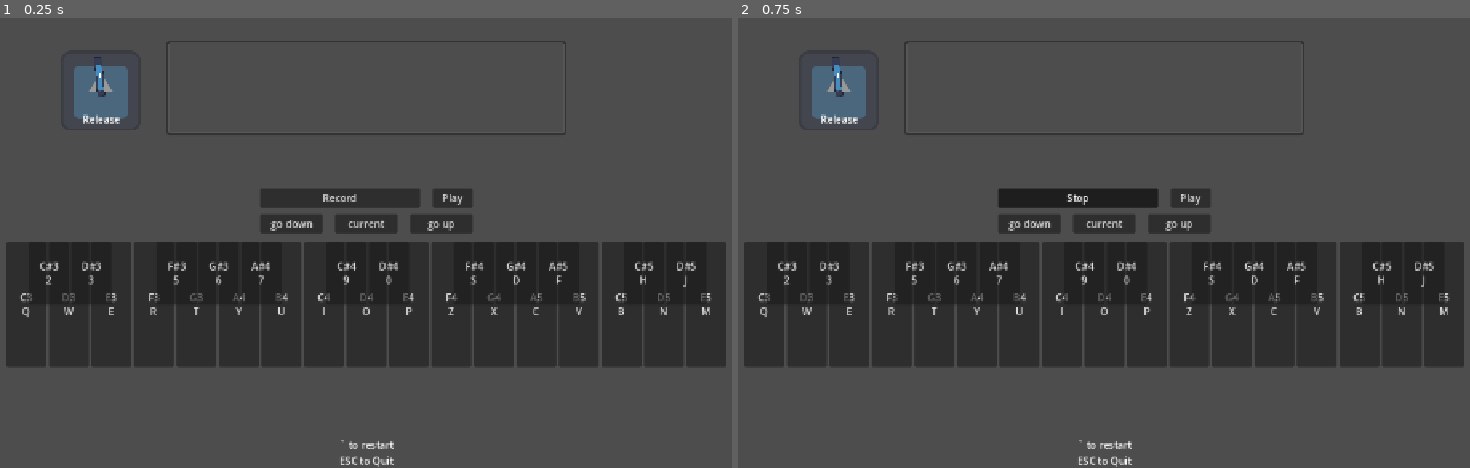
Above: before the commit, frames 1-2 (left to right).
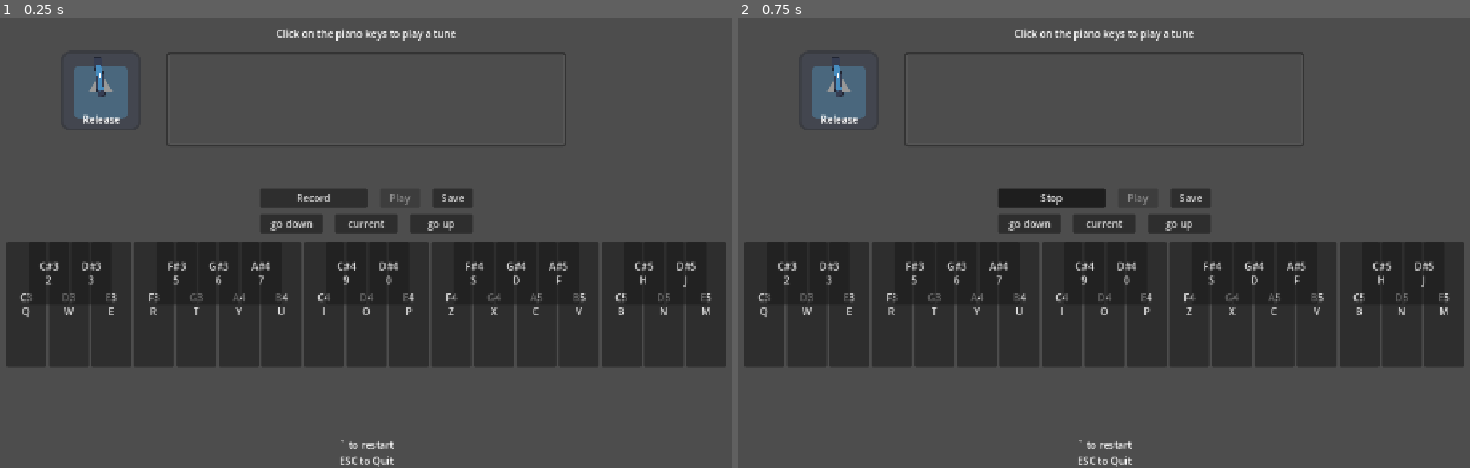
Above: after the commit, the same moments.

Repository: BaconEggsRL/GDSynth
Game: Godot game, scene res://main.tscn
The game is run twice, just before and just after one commit, with the same random seed, the same clock (stepped at 60 frames per second) and the same inputs. The engine's default icon, where the game draws it, is replaced by a stand-in: a white triangle on a blue panel in a dark square.
Inputs:
- Up to frame 1 (0.25 s): no input
- Up to frame 2 (0.75 s): click "Record" at 0.5 s

The runs differ from the first frame. In frame 1, 1.2% of the frame differs, in the area x 22-78%, y 2-42%; in frame 2, 1.4%, in the area x 22-78%, y 2-43%.

Commit message:
key2

Diff:
--- a/main.gd
+++ b/main.gd
@@ -5,7 +5,19 @@
 const max_fade_samples:float = mix_rate * 4
 @export_range (min_fade_samples, max_fade_samples, 1) var fade_samples = (min_fade_samples + max_fade_samples) / 2
 
-@export var record:Button
+@export var record_btn:Button
+@export var play_btn:Button
+
+@export var save_btn:Button
+@export var status:Label
+var save_dir:String = "user://"
+
+var record_test = "Record"
+var stop_text = "Stop"
+var effect:AudioEffectRecord
+var recording:AudioStreamWAV
+
+
 
 @export var release_knob:Knob
 
@@ -46,39 +58,25 @@
 
 
 
-func _on_piano_button_pressed(btn:PianoButton) -> void:
-	print("hello")
-	note_label.text = btn.text
-
-
-func _on_knob_turned(deg:float, type:String="") -> void:
-	match type:
-		"A":
-			pass
-		"S":
-			pass
-		"D":
-			pass
-		"R":
-			# min_fade_samples
-			# max_fade_samples
-			# fade_samples
-			# release_knob.rotation_degrees = deg
-			var clamped_deg = clamp(deg, 18.1690, 81.8309)
-			var value = remap(clamped_deg, 18.1690, 81.8309, min_fade_samples, max_fade_samples)
-			print(value)
-			self.fade_samples = value
-			for btn:PianoButton in piano_buttons:
-				btn.fade_samples = self.fade_samples
-
-			pass
-		_:
-			push_warning("'%s' type not matched" % type)
-	pass
 
 
 
 func _ready() -> void:
+	# record button
+	# We get the index of the "Record" bus.
+	var idx = AudioServer.get_bus_index("Master")
+	# And use it to retrieve its first effect, which has been defined
+	# as an "AudioEffectRecord" resource.
+	effect = AudioServer.get_bus_effect(idx, 0)
+	record_btn.text = record_test
+	self.record_btn.toggled.connect(_on_record_toggled)
+	self.play_btn.toggled.connect(_on_play_toggled)
+	if not recording:
+		play_btn.disabled = true
+	self.save_btn.pressed.connect(_on_save_pressed)
+
+
+	# release knob
 	release_knob.turned.connect(_on_knob_turned.bind("R"))
 	var knob_init = remap(fade_samples, min_fade_samples, max_fade_samples, 18.1690, 81.8309)
 	var fang :float= lerp_angle( release_knob.knob.rotation, knob_init, 0.3  )
@@ -186,6 +184,87 @@
 
 
 
+
+func _on_save_pressed():
+	var save_path = save_dir + "test.wav"
+	recording.save_to_wav(save_path)
+	status.text = "Saved WAV file to: \"%s\"\n(%s)" % [save_path, ProjectSettings.globalize_path(save_path)]
+
+
+
+func _on_play_toggled(_toggled_on: bool) -> void:
+	if recording:
+		play_btn.disabled = true
+
+		print(recording)
+		print(recording.format)
+		print(recording.mix_rate)
+		print(recording.stereo)
+		var data = recording.get_data()
+		print(data.size())
+		audio_player.stream = recording
+
+		audio_player.finished.connect((func(): play_btn.disabled = false), CONNECT_ONE_SHOT)
+		audio_player.play()
+
+		pass
+
+
+
+func _on_record_toggled(_toggled_on: bool) -> void:
+	if effect.is_recording_active():
+		record_btn.text = record_test
+		recording = effect.get_recording()
+		effect.set_recording_active(false)
+
+		play_btn.disabled = false
+		# $SaveButton.disabled = false
+
+		# $RecordButton.text = "Record"
+		# $Status.text = ""
+	else:
+		record_btn.text = stop_text
+		effect.set_recording_active(true)
+
+		play_btn.disabled = true
+		# $SaveButton.disabled = true
+
+		# $RecordButton.text = "Stop"
+		# $Status.text = "Recording..."
+
+
+func _on_piano_button_pressed(btn:PianoButton) -> void:
+	print("hello")
+	note_label.text = btn.text
+
+
+func _on_knob_turned(deg:float, type:String="") -> void:
+	match type:
+		"A":
+			pass
+		"S":
+			pass
+		"D":
+			pass
+		"R":
+			# min_fade_samples
+			# max_fade_samples
+			# fade_samples
+			# release_knob.rotation_degrees = deg
+			var clamped_deg = clamp(deg, 18.1690, 81.8309)
+			var value = remap(clamped_deg, 18.1690, 81.8309, min_fade_samples, max_fade_samples)
+			print(value)
+			self.fade_samples = value
+			for btn:PianoButton in piano_buttons:
+				btn.fade_samples = self.fade_samples
+
+			pass
+		_:
+			push_warning("'%s' type not matched" % type)
+	pass
+
+
+
 # func _on_piano_key_toggled(_toggled_on:bool, _btn:PianoButton) -> void:
 	# pass
 	# update button pressed
--- a/main.tscn
+++ b/main.tscn
@@ -1,8 +1,7 @@
-[gd_scene load_steps=7 format=3 uid="uid://qpwnrp6mvont"]
+[gd_scene load_steps=6 format=3 uid="uid://qpwnrp6mvont"]
 
 [ext_resource type="Script" uid="uid://b16uxesxhm868" path="res://main.gd" id="1_ig7tw"]
 [ext_resource type="PackedScene" uid="uid://bapp2hd88h2ob" path="res://knob.tscn" id="2_0xm2m"]
-[ext_resource type="Script" uid="uid://dydvs842s5wda" path="res://record.gd" id="2_h2yge"]
 
 [sub_resource type="AudioStreamPolyphonic" id="AudioStreamPolyphonic_ig7tw"]
 polyphony = 128
@@ -22,16 +21,19 @@
 corner_radius_bottom_right = 4
 corner_radius_bottom_left = 4
 
-[node name="main" type="Node" node_paths=PackedStringArray("record", "release_knob", "down", "current", "up", "piano_black", "piano_white", "note_label", "polyphonic_player", "audio_player")]
+[node name="main" type="Node" node_paths=PackedStringArray("record_btn", "play_btn", "save_btn", "status", "release_knob", "down", "current", "up", "piano_black", "piano_white", "note_label", "polyphonic_player", "audio_player")]
 script = ExtResource("1_ig7tw")
-record = NodePath("Control/VBoxContainer/MarginContainer/VBoxContainer/record/record")
+record_btn = NodePath("Control/ControlBtns/MarginContainer/VBoxContainer/record/record")
+play_btn = NodePath("Control/ControlBtns/MarginContainer/VBoxContainer/record/play")
+save_btn = NodePath("Control/ControlBtns/MarginContainer/VBoxContainer/record/save")
+status = NodePath("Control/VBoxContainer/Status")
 release_knob = NodePath("Control/release_knob")
-down = NodePath("Control/VBoxContainer/MarginContainer/VBoxContainer/quick/down")
-current = NodePath("Control/VBoxContainer/MarginContainer/VBoxContainer/quick/current")
-up = NodePath("Control/VBoxContainer/MarginContainer/VBoxContainer/quick/up")
-piano_black = NodePath("Control/VBoxContainer/piano/piano_black")
-piano_white = NodePath("Control/VBoxContainer/piano/piano_white")
-note_label = NodePath("Control/StatsPanel/MarginContainer/VBoxContainer/HBoxContainer/NoteLabel")
+down = NodePath("Control/ControlBtns/MarginContainer/VBoxContainer/quick/down")
+current = NodePath("Control/ControlBtns/MarginContainer/VBoxContainer/quick/current")
+up = NodePath("Control/ControlBtns/MarginContainer/VBoxContainer/quick/up")
+piano_black = NodePath("Control/ControlBtns/piano/piano_black")
+piano_white = NodePath("Control/ControlBtns/piano/piano_white")
+note_label = NodePath("Control/VBoxContainer/StatsPanel/MarginContainer/VBoxContainer/HBoxContainer/NoteLabel")
 polyphonic_player = NodePath("PolyphonicPlayer")
 audio_player = NodePath("AudioStreamPlayer")
 
@@ -50,6 +52,57 @@
 grow_vertical = 2
 
 [node name="VBoxContainer" type="VBoxContainer" parent="Control"]
+layout_mode = 1
+anchors_preset = 5
+anchor_left = 0.5
+anchor_right = 0.5
+offset_left = -20.0
+offset_right = 20.0
+offset_bottom = 40.0
+grow_horizontal = 2
+
+[node name="Status" type="Label" parent="Control/VBoxContainer"]
+custom_minimum_size = Vector2(32, 50)
+layout_mode = 2
+size_flags_horizontal = 4
+text = "Click on the piano keys to play a tune"
+horizontal_alignment = 1
+vertical_alignment = 1
+
+[node name="StatsPanel" type="Panel" parent="Control/VBoxContainer"]
+custom_minimum_size = Vector2(640, 151)
+layout_mode = 2
+theme_override_styles/panel = SubResource("StyleBoxFlat_0xm2m")
+
+[node name="MarginContainer" type="MarginContainer" parent="Control/VBoxContainer/StatsPanel"]
+layout_mode = 1
+anchors_preset = 15
+anchor_right = 1.0
+anchor_bottom = 1.0
+grow_horizontal = 2
+grow_vertical = 2
+theme_override_constants/margin_left = 20
+theme_override_constants/margin_top = 10
+theme_override_constants/margin_right = 20
+theme_override_constants/margin_bottom = 10
+
+[node name="VBoxContainer" type="VBoxContainer" parent="Control/VBoxContainer/StatsPanel/MarginContainer"]
+layout_mode = 2
+theme_override_constants/separation = 20
+alignment = 1
+
+[node name="HBoxContainer" type="HBoxContainer" parent="Control/VBoxContainer/StatsPanel/MarginContainer/VBoxContainer"]
+layout_mode = 2
+
+[node name="NoteLabel" type="Label" parent="Control/VBoxContainer/StatsPanel/MarginContainer/VBoxContainer/HBoxContainer"]
+custom_minimum_size = Vector2(32, 50)
+layout_mode = 2
+text = "C3
+Q"
+horizontal_alignment = 1
+vertical_alignment = 1
+
+[node name="ControlBtns" type="VBoxContainer" parent="Control"]
 layout_mode = 1
 anchors_preset = 8
 anchor_left = 0.5
@@ -63,7 +116,7 @@
 grow_horizontal = 2
 grow_vertical = 2
 
-[node name="MarginContainer" type="MarginContainer" parent="Control/VBoxContainer"]
+[node name="MarginContainer" type="MarginContainer" parent="Control/ControlBtns"]
 layout_mode = 2
 size_flags_horizontal = 4
 theme_override_constants/margin_left = 10
@@ -71,25 +124,24 @@
 theme_override_constants/margin_right = 10
 theme_override_constants/margin_bottom = 10
 
-[node name="VBoxContainer" type="VBoxContainer" parent="Control/VBoxContainer/MarginContainer"]
+[node name="VBoxContainer" type="VBoxContainer" parent="Control/ControlBtns/MarginContainer"]
 layout_mode = 2
 theme_override_constants/separation = 10
 
-[node name="record" type="HBoxContainer" parent="Control/VBoxContainer/MarginContainer/VBoxContainer"]
+[node name="record" type="HBoxContainer" parent="Control/ControlBtns/MarginContainer/VBoxContainer"]
 layout_mode = 2
 theme_override_constants/separation = 20
 alignment = 1
 
-[node name="record" type="Button" parent="Control/VBoxContainer/MarginContainer/VBoxContainer/record"]
+[node name="record" type="Button" parent="Control/ControlBtns/MarginContainer/VBoxContainer/record"]
 layout_mode = 2
 size_flags_horizontal = 3
 focus_mode = 0
 toggle_mode = true
 action_mode = 0
 text = "Record"
-script = ExtResource("2_h2yge")
-
-[node name="play" type="Button" parent="Control/VBoxContainer/MarginContainer/VBoxContainer/record"]
+
+[node name="play" type="Button" parent="Control/ControlBtns/MarginContainer/VBoxContainer/record"]
 custom_minimum_size = Vector2(64, 0)
 layout_mode = 2
 focus_mode = 0
@@ -97,82 +149,48 @@
 action_mode = 0
 text = "Play"
 
-[node name="quick" type="HBoxContainer" parent="Control/VBoxContainer/MarginContainer/VBoxContainer"]
+[node name="save" type="Button" parent="Control/ControlBtns/MarginContainer/VBoxContainer/record"]
+custom_minimum_size = Vector2(64, 0)
+layout_mode = 2
+focus_mode = 0
+action_mode = 0
+text = "Save"
+
+[node name="quick" type="HBoxContainer" parent="Control/ControlBtns/MarginContainer/VBoxContainer"]
 layout_mode = 2
 size_flags_horizontal = 4
 theme_override_constants/separation = 20
 
-[node name="down" type="Button" parent="Control/VBoxContainer/MarginContainer/VBoxContainer/quick"]
+[node name="down" type="Button" parent="Control/ControlBtns/MarginContainer/VBoxContainer/quick"]
 custom_minimum_size = Vector2(100, 0)
 layout_mode = 2
 focus_mode = 0
 action_mode = 0
 text = "go down"
 
-[node name="current" type="Button" parent="Control/VBoxContainer/MarginContainer/VBoxContainer/quick"]
+[node name="current" type="Button" parent="Control/ControlBtns/MarginContainer/VBoxContainer/quick"]
 custom_minimum_size = Vector2(100, 0)
 layout_mode = 2
 focus_mode = 0
 action_mode = 0
 text = "current"
 
-[node name="up" type="Button" parent="Control/VBoxContainer/MarginContainer/VBoxContainer/quick"]
+[node name="up" type="Button" parent="Control/ControlBtns/MarginContainer/VBoxContainer/quick"]
 custom_minimum_size = Vector2(100, 0)
 layout_mode = 2
 focus_mode = 0
 action_mode = 0
 text = "go up"
 
-[node name="piano" type="VBoxContainer" parent="Control/VBoxContainer"]
+[node name="piano" type="VBoxContainer" parent="Control/ControlBtns"]
 layout_mode = 2
 theme_override_constants/separation = -200
 
-[node name="piano_white" type="HBoxContainer" parent="Control/VBoxContainer/piano"]
-layout_mode = 2
-
-[node name="piano_black" type="HBoxContainer" parent="Control/VBoxContainer/piano"]
-layout_mode = 2
-
-[node name="StatsPanel" type="Panel" parent="Control"]
-layout_mode = 1
-anchors_preset = -1
-anchor_left = 0.5
-anchor_top = 0.05
-anchor_right = 0.5
-anchor_bottom = 0.05
-offset_left = -320.0
-offset_right = 320.0
-offset_bottom = 151.0
-grow_horizontal = 2
-theme_override_styles/panel = SubResource("StyleBoxFlat_0xm2m")
-
-[node name="MarginContainer" type="MarginContainer" parent="Control/StatsPanel"]
-layout_mode = 1
-anchors_preset = 15
-anchor_right = 1.0
-anchor_bottom = 1.0
-grow_horizontal = 2
-grow_vertical = 2
-theme_override_constants/margin_left = 20
-theme_override_constants/margin_top = 10
-theme_override_constants/margin_right = 20
-theme_override_constants/margin_bottom = 10
-
-[node name="VBoxContainer" type="VBoxContainer" parent="Control/StatsPanel/MarginContainer"]
-layout_mode = 2
-theme_override_constants/separation = 20
-alignment = 1
-
-[node name="HBoxContainer" type="HBoxContainer" parent="Control/StatsPanel/MarginContainer/VBoxContainer"]
-layout_mode = 2
-
-[node name="NoteLabel" type="Label" parent="Control/StatsPanel/MarginContainer/VBoxContainer/HBoxContainer"]
-custom_minimum_size = Vector2(32, 50)
-layout_mode = 2
-text = "C3
-Q"
-horizontal_alignment = 1
-vertical_alignment = 1
+[node name="piano_white" type="HBoxContainer" parent="Control/ControlBtns/piano"]
+layout_mode = 2
+
+[node name="piano_black" type="HBoxContainer" parent="Control/ControlBtns/piano"]
+layout_mode = 2
 
 [node name="HintLabel" type="Label" parent="Control"]
 layout_mode = 1
@@ -201,8 +219,6 @@
 text = "Release"
 horizontal_alignment = 1
 
-[connection signal="pressed" from="Control/VBoxContainer/MarginContainer/VBoxContainer/record/record" to="Control/VBoxContainer/MarginContainer/VBoxContainer/record/record" method="_on_pressed"]
-[connection signal="toggled" from="Control/VBoxContainer/MarginContainer/VBoxContainer/record/record" to="Control/VBoxContainer/MarginContainer/VBoxContainer/record/record" method="_on_toggled"]
-[connection signal="pressed" from="Control/VBoxContainer/MarginContainer/VBoxContainer/quick/down" to="." method="_on_down_pressed"]
-[connection signal="pressed" from="Control/VBoxContainer/MarginContainer/VBoxContainer/quick/current" to="." method="_on_current_pressed"]
-[connection signal="pressed" from="Control/VBoxContainer/MarginContainer/VBoxContainer/quick/up" to="." method="_on_up_pressed"]
+[connection signal="pressed" from="Control/ControlBtns/MarginContainer/VBoxContainer/quick/down" to="." method="_on_down_pressed"]
+[connection signal="pressed" from="Control/ControlBtns/MarginContainer/VBoxContainer/quick/current" to="." method="_on_current_pressed"]
+[connection signal="pressed" from="Control/ControlBtns/MarginContainer/VBoxContainer/quick/up" to="." method="_on_up_pressed"]
--- a/record.gd
+++ /dev/null
@@ -1,38 +0,0 @@
-extends Button
-
-var record_test = "Record"
-var stop_text = "Stop"
-
-var effect:AudioEffectRecord
-var recording:AudioStreamWAV
-
-
-func _ready() -> void:
-	# We get the index of the "Record" bus.
-	var idx = AudioServer.get_bus_index("Master")
-	# And use it to retrieve its first effect, which has been defined
-	# as an "AudioEffectRecord" resource.
-	effect = AudioServer.get_bus_effect(idx, 0)
-	self.text = record_test
-
-
-func _on_toggled(_toggled_on: bool) -> void:
-	if effect.is_recording_active():
-		self.text = record_test
-		recording = effect.get_recording()
-		effect.set_recording_active(false)
-
-		# $PlayButton.disabled = false
-		# $SaveButton.disabled = false
-
-		# $RecordButton.text = "Record"
-		# $Status.text = ""
-	else:
-		self.text = stop_text
-		effect.set_recording_active(true)
-
-		# $PlayButton.disabled = true
-		# $SaveButton.disabled = true
-
-		# $RecordButton.text = "Stop"
-		# $Status.text = "Recording..."
Not shown, removed: record.gd.uid
